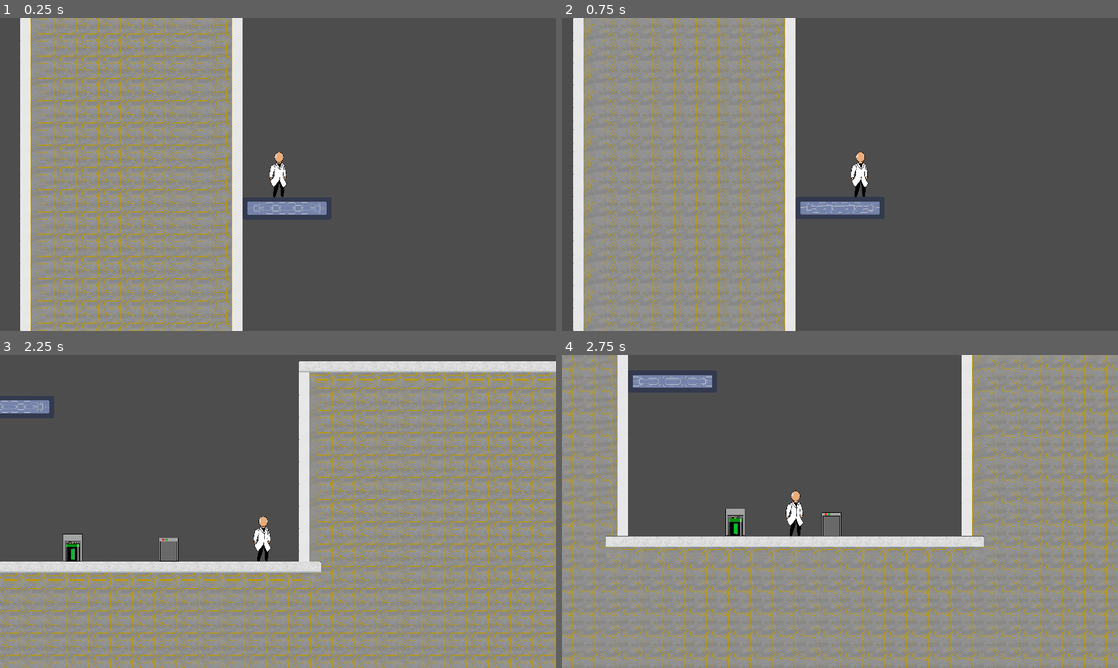
Above: before the commit, frames 1-4 (two rows, left to right).
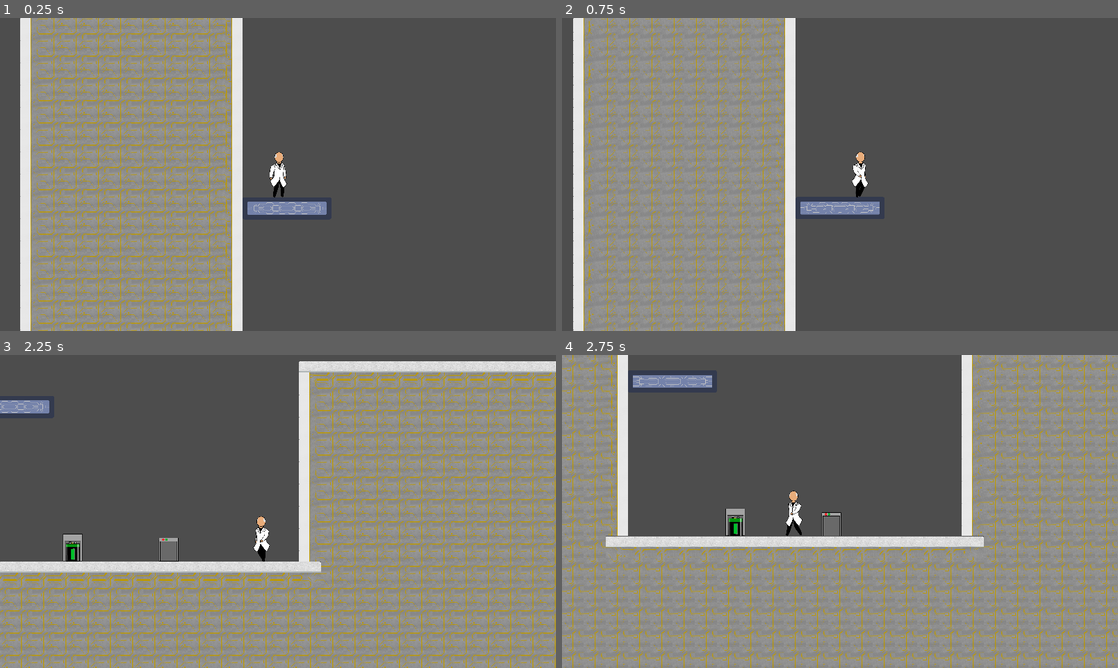
Above: after the commit, the same moments.

Repository: GiantBlargg/PotentialResearcher
Game: Godot game, scene res://levels/MainLevel.tscn
Two runs of this game, one before a commit and one after it. Both use one fixed random seed, a clock stepped at 60 frames per second and the inputs below.
Inputs:
- Up to frame 1 (0.25 s): no input
- Up to frame 2 (0.75 s): hold Right (Right) from 0.53 s (still down); tap E (Pick Up) at 0.6 s
- Up to frame 3 (2.25 s): tap Space (Jump) at 0.77, 1.52 s; tap E (Pick Up) at 1.35, 2.1 s; release Right (Right) at 2.03 s; hold Left (Left) from 2.03 s (still down)
- Up to frame 4 (2.75 s): keep holding Left (Left)

Frame 1 is identical in both runs. In frame 2, less than 0.1% of the frame differs, in the area x 52-55%, y 46-58%; in frame 3, 0.2%; in frame 4, 0.2%, in the area x 40-44%, y 43-58%.

Commit message:
Animations

Diff:
--- a/Scientist.tscn
+++ b/Scientist.tscn
@@ -1306,11 +1306,13 @@
 script = ExtResource("1_lxtvq")
 metadata/_edit_horizontal_guides_ = [-361.0]
 
-[node name="Polygons" type="Node2D" parent="."]
+[node name="Sprite" type="Node2D" parent="."]
+
+[node name="Polygons" type="Node2D" parent="Sprite"]
 z_index = 5
 position = Vector2(14, 50)
 
-[node name="L_arm" type="Polygon2D" parent="Polygons"]
+[node name="L_arm" type="Polygon2D" parent="Sprite/Polygons"]
 position = Vector2(43, -150)
 rotation = 0.148449
 offset = Vector2(-166, -40)
@@ -1322,7 +1324,7 @@
 bones = ["hip", PackedFloat32Array(0, 0, 0, 0, 0, 0, 0, 0, 0, 0, 0, 0, 0, 0), "hip/chest", PackedFloat32Array(0, 0, 0,  …(773 unchanged characters)…
 internal_vertex_count = 2
 
-[node name="R_leg" type="Polygon2D" parent="Polygons"]
+[node name="R_leg" type="Polygon2D" parent="Sprite/Polygons"]
 position = Vector2(-19, 19)
 rotation = -0.0775915
 offset = Vector2(-95, -192)
@@ -1334,7 +1336,7 @@
 bones = ["hip", PackedFloat32Array(0, 0, 0, 0, 0, 0, 0, 0, 0, 0, 0), "hip/chest", PackedFloat32Array(0, 0, 0, 0, 0, 0,  …(670 unchanged characters)…
 internal_vertex_count = 2
 
-[node name="L_leg" type="Polygon2D" parent="Polygons"]
+[node name="L_leg" type="Polygon2D" parent="Sprite/Polygons"]
 position = Vector2(22, 14)
 rotation = -0.0492954
 offset = Vector2(-154, -193)
@@ -1346,7 +1348,7 @@
 bones = ["hip", PackedFloat32Array(0, 0, 0, 0, 0, 0, 0, 0, 0, 0, 0), "hip/chest", PackedFloat32Array(0, 0, 0, 0, 0, 0,  …(670 unchanged characters)…
 internal_vertex_count = 2
 
-[node name="hip" type="Polygon2D" parent="Polygons"]
+[node name="hip" type="Polygon2D" parent="Sprite/Polygons"]
 position = Vector2(1, 1)
 offset = Vector2(-101, -452)
 texture = ExtResource("1_2j8cp")
@@ -1355,7 +1357,7 @@
 uv = PackedVector2Array(43.4822, 412.472, 41.502, 462.967, 102.888, 501.581, 157.344, 461.977, 154.373, 410.492)
 bones = ["hip", PackedFloat32Array(1, 1, 1, 1, 1), "hip/chest", PackedFloat32Array(0, 0, 0, 0, 0), "hip/chest/head", Pa …(468 unchanged characters)…
 
-[node name="torso" type="Polygon2D" parent="Polygons"]
+[node name="torso" type="Polygon2D" parent="Sprite/Polygons"]
 position = Vector2(2, -45)
 offset = Vector2(-291, -357)
 texture = ExtResource("1_2j8cp")
@@ -1364,7 +1366,7 @@
 uv = PackedVector2Array(254.373, 184.75, 317.74, 180.789, 316.75, 206.532, 346.452, 225.344, 347.443, 365.938, 391.007, 450.096, 329.621, 523.363, 223.68, 512.472, 166.254, 416.433, 218.73, 357.027, 195.957, 246.136, 250.413, 205.542)
 bones = ["hip", PackedFloat32Array(0, 0, 0, 0, 0, 0, 0, 0, 0, 0, 0, 0), "hip/chest", PackedFloat32Array(1, 1, 1, 1, 1,  …(699 unchanged characters)…
 
-[node name="R_arm" type="Polygon2D" parent="Polygons"]
+[node name="R_arm" type="Polygon2D" parent="Sprite/Polygons"]
 position = Vector2(-70, -141)
 rotation = -0.27387
 offset = Vector2(-93, -35)
@@ -1376,7 +1378,7 @@
 bones = ["hip", PackedFloat32Array(0, 0, 0, 0, 0, 0, 0, 0, 0, 0, 0, 0, 0), "hip/chest", PackedFloat32Array(0, 0, 0, 0,  …(740 unchanged characters)…
 internal_vertex_count = 2
 
-[node name="Head" type="Polygon2D" parent="Polygons"]
+[node name="Head" type="Polygon2D" parent="Sprite/Polygons"]
 position = Vector2(-2, -203)
 offset = Vector2(-313, -163)
 texture = ExtResource("1_2j8cp")
@@ -1385,72 +1387,75 @@
 uv = PackedVector2Array(368.235, 46.1357, 250.413, 46.1357, 250.413, 173.858, 374.175, 175.839)
 bones = ["hip", PackedFloat32Array(0, 0, 0, 0), "hip/chest", PackedFloat32Array(0, 0, 0, 0), "hip/chest/head", PackedFl …(435 unchanged characters)…
 
-[node name="Skeleton2D" type="Skeleton2D" parent="."]
+[node name="Skeleton2D" type="Skeleton2D" parent="Sprite"]
 position = Vector2(14, 50)
 
-[node name="hip" type="Bone2D" parent="Skeleton2D"]
+[node name="hip" type="Bone2D" parent="Sprite/Skeleton2D"]
 rest = Transform2D(1, 0, 0, 1, 0, 0)
 
-[node name="chest" type="Bone2D" parent="Skeleton2D/hip"]
+[node name="chest" type="Bone2D" parent="Sprite/Skeleton2D/hip"]
 position = Vector2(1, -88)
 rest = Transform2D(1, 0, 0, 1, 1, -88)
 
-[node name="head" type="Bone2D" parent="Skeleton2D/hip/chest"]
+[node name="head" type="Bone2D" parent="Sprite/Skeleton2D/hip/chest"]
 position = Vector2(-2, -108)
 rest = Transform2D(1, 0, 0, 1, -4, -112)
 auto_calculate_length_and_angle = false
 length = 62.081
 bone_angle = -90.811
 
-[node name="r_arm" type="Bone2D" parent="Skeleton2D/hip/chest"]
+[node name="r_arm" type="Bone2D" parent="Sprite/Skeleton2D/hip/chest"]
 position = Vector2(-76, -57)
 rotation = -0.325922
+scale = Vector2(1, 1)
 rest = Transform2D(0.947356, -0.320182, 0.320182, 0.947356, -76, -57)
 
-[node name="r_hand" type="Bone2D" parent="Skeleton2D/hip/chest/r_arm"]
+[node name="r_hand" type="Bone2D" parent="Sprite/Skeleton2D/hip/chest/r_arm"]
 position = Vector2(-35, 56)
 rest = Transform2D(1, 0, 0, 1, -35, 56)
 auto_calculate_length_and_angle = false
 length = 43.648
 bone_angle = 110.27
 
-[node name="L_arm" type="Bone2D" parent="Skeleton2D/hip/chest"]
+[node name="L_arm" type="Bone2D" parent="Sprite/Skeleton2D/hip/chest"]
 position = Vector2(34, -63)
 rotation = 0.148436
 rest = Transform2D(0.989004, 0.147892, -0.147892, 0.989004, 34, -63)
 
-[node name="l_hand" type="Bone2D" parent="Skeleton2D/hip/chest/L_arm"]
+[node name="l_hand" type="Bone2D" parent="Sprite/Skeleton2D/hip/chest/L_arm"]
 position = Vector2(31, 66)
+scale = Vector2(1, 1)
 rest = Transform2D(1, 0, 0, 1, 31, 66)
 auto_calculate_length_and_angle = false
 length = 62.081
 bone_angle = 71.352
 
-[node name="r_leg" type="Bone2D" parent="Skeleton2D/hip"]
+[node name="r_leg" type="Bone2D" parent="Sprite/Skeleton2D/hip"]
 position = Vector2(-28, 14)
 rotation = -0.0957448
 rest = Transform2D(0.99542, -0.0955985, 0.0955985, 0.99542, -28, 14)
 
-[node name="r_foot" type="Bone2D" parent="Skeleton2D/hip/r_leg"]
+[node name="r_foot" type="Bone2D" parent="Sprite/Skeleton2D/hip/r_leg"]
 position = Vector2(-14, 87)
+scale = Vector2(0.999999, 0.999999)
 rest = Transform2D(1, 0, 0, 1, -14, 87)
 auto_calculate_length_and_angle = false
 length = 71.298
 bone_angle = 110.269
 
-[node name="l_leg" type="Bone2D" parent="Skeleton2D/hip"]
+[node name="l_leg" type="Bone2D" parent="Sprite/Skeleton2D/hip"]
 position = Vector2(21, 14)
 rotation = -0.0720369
 rest = Transform2D(0.997406, -0.0719746, 0.0719746, 0.997406, 21, 14)
 
-[node name="l_foot" type="Bone2D" parent="Skeleton2D/hip/l_leg"]
+[node name="l_foot" type="Bone2D" parent="Sprite/Skeleton2D/hip/l_leg"]
 position = Vector2(15, 91)
 rest = Transform2D(1, 0, 0, 1, 15, 91)
 auto_calculate_length_and_angle = false
 length = 71.297
 bone_angle = 97.297
 
-[node name="AnimationPlayer" type="AnimationPlayer" parent="Skeleton2D"]
+[node name="AnimationPlayer" type="AnimationPlayer" parent="Sprite/Skeleton2D"]
 libraries = {
 "": SubResource("AnimationLibrary_a61mv")
 }
--- a/Scientist/platformer_controller.gd
+++ b/Scientist/platformer_controller.gd
@@ -16,6 +16,8 @@
 var carrying: Carriable
 @onready var pickupArea = get_node("PickupArea")
 @onready var carryPoint = get_node("CarryPoint")
+@onready var anim = get_node("Sprite/Skeleton2D/AnimationPlayer")
+@onready var sprite = get_node("Sprite")
 
 func _ready():
 	config_physics()
@@ -40,6 +42,22 @@
 	var hor_accel = max_hor_accel * delta
 	velocity.x += clamp(target_speed - velocity.x, -hor_accel, hor_accel)
 
+	if abs(direction) > 0 and is_on_floor():
+		if carrying:
+			anim.play("carry_walk")
+		else:
+			anim.play("walk")
+	else:
+		if carrying:
+			anim.play("carry")
+		else:
+			anim.play("rest")
+
+	if direction > 0:
+		sprite.scale.x = 1
+	if direction < 0:
+		sprite.scale.x = -1
+
 	if Input.is_action_just_pressed("Pick Up"):
 		if (carrying == null):
 			for i in pickupArea.get_overlapping_bodies():
